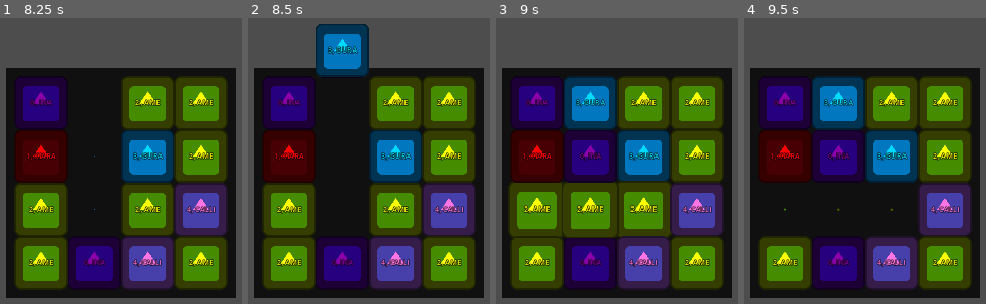
Above: before the commit, frames 1-4 (left to right).
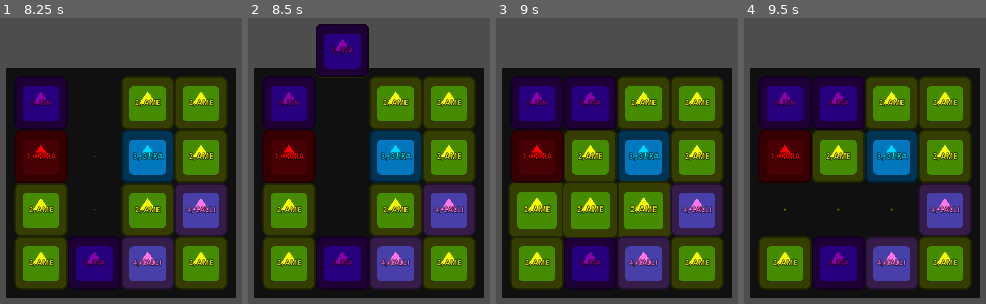
Above: after the commit, the same moments.

Repository: kuma-gee/holo-crush
Game: Godot game, scene res://src/game.tscn
Same seed, same stepped clock (60 frames per second), same inputs: the game is played once before the commit and once after it. The engine's default icon, where the game draws it, is replaced by a stand-in: a white triangle on a blue panel in a dark square.
Inputs (mouse positions are in pixels of both pictures, inside the frame that each line leads up to):
- Up to frame 1 (8.25 s): tap Enter at 0.5 s; drag from (41, 103) to (200, 83) at 0.52 s; drag from (94, 103) to (79, 272) at 1.27 s; move the mouse to (147, 103) at 2.02 s; tap Alt at 2.1, 5.1, 8.1 s; click (147, 103) at 2.17 s; tap Space at 2.75 s; drag from (200, 103) to (outside the picture) at 2.77 s; drag from (41, 155) to (162, 183) at 3.52 s; drag from (94, 155) to (0, 69) at 4.27 s; move the mouse to (147, 155) at 5.02 s; click (147, 155) at 5.17 s; drag from (200, 155) to (outside the picture) at 5.77 s; drag from (41, 209) to (200, 83) at 6.52 s; drag from (94, 209) to (79, 272) at 7.27 s; move the mouse to (147, 209) at 8.02 s; click (147, 209) at 8.17 s
- Up to frame 2 (8.5 s): no input
- Up to frame 3 (9 s): drag from (696, 209) to (outside the picture) at 8.77 s
- Up to frame 4 (9.5 s): no input

Frame 1 is identical in both runs. In frame 2, 4.1% of the frame differs, in the area x 28-50%, y 2-21%; in frame 3, 8.1%, in the area x 28-50%, y 20-58%; in frame 4, 8.1%.

Commit message:
pass value with fill emit

Diff:
--- a/godot/src/grid/data.gd
+++ b/godot/src/grid/data.gd
@@ -5,7 +5,7 @@
 signal swapped(pos, dest)
 signal moved(pos, dest)
 
-signal filled(pos)
+signal filled(pos, value)
 signal created()
 signal matched(pos)
 
@@ -168,8 +168,8 @@
 	for x in width:
 		for y in range(height-1, -1, -1):
 			if get_value(x, y) == null:
-				_fill_random(x, y)
-				filled.emit(Vector2i(x, y))
+				var value = _fill_random(x, y)
+				filled.emit(Vector2i(x, y), value)
 
 	update.emit()
 	_print('Fill')
@@ -177,3 +177,4 @@
 func _fill_random(x: int, y: int):
 	var piece = _pieces.pick_random()
 	_set_value(x, y, piece)
+	return piece
--- a/godot/src/grid/grid.gd
+++ b/godot/src/grid/grid.gd
@@ -60,7 +60,7 @@
 
 	data.matched.connect(func(m): matches.append(m))
 	data.moved.connect(func(pos, dest): moving.append([pos, dest]))
-	data.filled.connect(func(p): filling.append(p))
+	data.filled.connect(func(p, v): filling.append([p, v]))
 	data.update.connect(func():
 		if matches.size() > 0:
 			logger.debug("Queue Match %s" % [matches])
@@ -161,8 +161,9 @@
 
 	var called = 0
 	var finished = []
-	for pos in fills:
-		var piece = data.get_value(pos.x, pos.y)
+	for v in fills:
+		var pos = v[0]
+		var piece = v[1]
 		var slot = _get_slot(pos)
 		slot.piece = _spawn_piece(piece)
 		slot.fill_drop()
